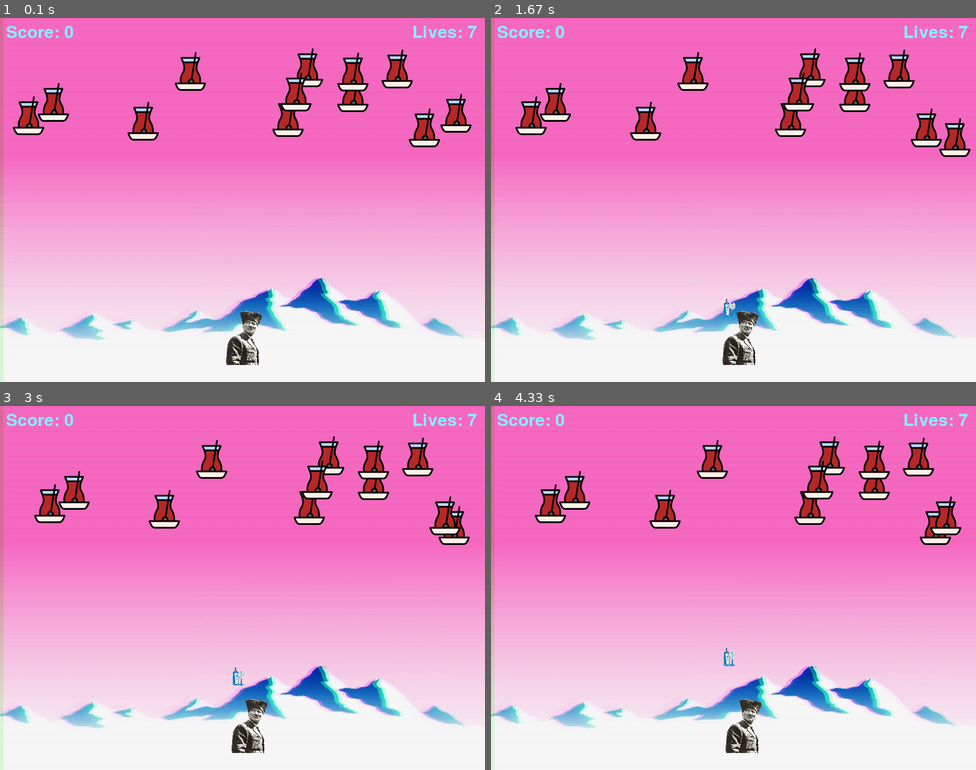
Above: before the commit, frames 1-4 (two rows, left to right).
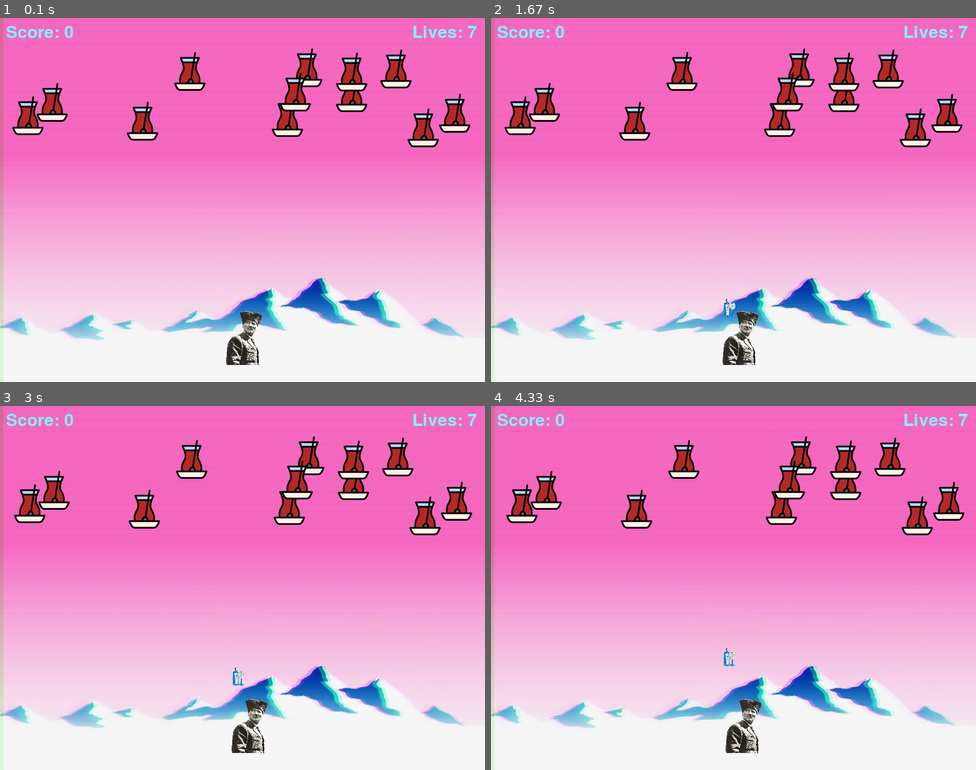
Above: after the commit, the same moments.

Repository: pabloqpacin/SLIT
Game: pygame game, started from Pygame101-Tea_Invaders/main.py
The game is run twice, just before and just after one commit, with the same random seed, the same clock (stepped at 60 frames per second) and the same inputs.
Inputs:
- Up to frame 1 (0.1 s): no input
- Up to frame 2 (1.67 s): hold Right 0.33-0.8 s; hold Right 0.83-1.3 s; tap Space at 0.9, 1.2, 1.4 s; hold Left from 1.33 s (still down)
- Up to frame 3 (3 s): tap Space at 1.7, 1.97, 2.27, 2.4, 2.7 s; release Left at 1.87 s; hold Left 1.9-2.3 s; hold Right 2.33-2.97 s
- Up to frame 4 (4.33 s): hold Left 3-3.47 s; tap Space at 3.07, 3.37, 3.57, 3.87, 4.07 s; hold Right 3.5-3.97 s; hold Right from 4 s (still down)

The runs differ from the first frame. In frame 1, 1.7% of the frame differs, in the area x 2-98%, y 8-36%; in frame 2, 5.8%; in frame 3, 7.8%; in frame 4, 8.3%, in the area x 3-98%, y 8-39%.

Commit message:
🛸 polished 'Tea Invaders' folder

Diff:
--- a/Pygame101-Tea_Invaders/main.py
+++ b/Pygame101-Tea_Invaders/main.py
@@ -18,7 +18,7 @@
 mixer.music.set_volume(0.4)
 
 # Title and Icon
-pygame.display.set_caption("Space Invaders by @PabloQuevedoPacin")
+pygame.display.set_caption("Tea Invaders by @pabloqpacin")
 icon = pygame.image.load('images/durum.png').convert_alpha()
 pygame.display.set_icon(icon)
 
@@ -40,7 +40,7 @@
     enemyImg.append(pygame.image.load('images/tea.png').convert_alpha())
     enemyX.append(random.randint(0,735))
     enemyY.append(random.randint(50,150))
-    enemyX_change.append(0.2)
+    enemyX_change.append(0.02)
     enemyY_change.append(40)
 
 # Bullet
--- a/Pygame101-Tea_Invaders/main_old.py
+++ /dev/null
@@ -1,176 +0,0 @@
-import pygame
-import random
-import math
-from pygame import mixer
-
-# Initialize the pygame
-pygame.init()
-
-# Create the screen
-screen = pygame.display.set_mode((800,600))
-
-# Background
-background = pygame.image.load('vaporwave.png')
-
-# Background Sound
-mixer.music.load('altingun.wav')
-mixer.music.play(-1)
-
-# Title and Icon
-pygame.display.set_caption("Space Invaders by @PabloQuevedoPacin")
-icon = pygame.image.load('durum.png')
-pygame.display.set_icon(icon)
-
-# Player
-playerImg = pygame.image.load('kemal.png')
-playerX = 370
-playerY = 480
-playerX_change = 0
-
-# Enemy
-enemyImg = []
-enemyX = []
-enemyY = []
-enemyX_change = []
-enemyY_change = []
-num_of_enemies = 12
-
-for i in range(num_of_enemies):
-    enemyImg.append(pygame.image.load('tea.png'))
-    enemyX.append(random.randint(0,735))
-    enemyY.append(random.randint(50,150))
-    enemyX_change.append(0.2)
-    enemyY_change.append(40)
-
-# Bullet
-    # Ready - You can't see the bullet on the screen
-    # Fire - The bullet is currently moving
-bulletImg = pygame.image.load('gin.png')
-bulletX = 0
-bulletY = 480
-bulletX_change = 0
-bulletY_change = 0.4
-bullet_state = "ready"
-
-# Score // Font
-score_value = 0
-font = pygame.font.Font('freesansbold.ttf',28)
-textX = 10
-textY = 10
-
-# Game Over text
-over_font = pygame.font.Font('freesansbold.ttf',68)
-
-def show_score(x,y):
-    score = font.render("Score: " + str(score_value), True, (130,240,255))
-    screen.blit(score, (x,y))
-
-def game_over_text():
-    over_text = over_font.render("GAME OVER", True, (130,240,255))
-    screen.blit(over_text, (200,200))
-
-def player(x,y):
-    screen.blit(playerImg, (x,y))
-
-def enemy(x,y,i):
-    screen.blit(enemyImg[i], (x,y))
-
-def fire_bullet(x,y):
-    global bullet_state
-    bullet_state = "fire"
-    screen.blit(bulletImg, (x,y))
-
-def isCollision(enemyX, enemyY, bulletX, bulletY):
-    distance = math.sqrt(math.pow(enemyX-bulletX,2) + math.pow(enemyY-bulletY,2))
-    if distance < 27:
-        return True
-    else:
-        return False
-
-# Game Loop
-running = True
-while running:
-
-    # RGB = Red, Green, Blue
-    screen.fill((0,0,0))
-
-    # Background image
-    screen.blit(background, (0,0))
-
-    for event in pygame.event.get():
-        if event.type == pygame.QUIT:
-            running = False
-
-        # If keystroke is pressed check whether it's righ tor left
-        if event.type == pygame.KEYDOWN:
-#print("A keystroke is pressed")
-            if event.key == pygame.K_LEFT:
-                playerX_change = -0.25
-#print("Left arrow is pressed")
-            if event.key == pygame.K_RIGHT:
-                playerX_change = 0.25
-#print("Right arrow is pressed")
-            if event.key == pygame.K_SPACE:
-                if bullet_state is "ready":
-                    bullet_Sound = mixer.Sound('laser.wav')
-                    bullet_Sound.play()
-                    bulletX = playerX
-                    fire_bullet(bulletX, bulletY)
-
-        if event.type == pygame.KEYUP:
-            if event.key == pygame.K_LEFT or event.key == pygame.K_RIGHT:
-                playerX_change = 0
-#print("Keystroke has been released")
-
-# Checking for boundaries of player so it doesn't go out of bounds
-    playerX += playerX_change
-
-    if playerX <=0:
-        playerX = 0
-    elif playerX >=736:
-        playerX = 736
-
-# Enemy Movement
-    for i in range(num_of_enemies):
-
-        # Game Over
-        if enemyY[i] > 440:
-            for j in range(num_of_enemies):
-                enemyY[j] = 2000
-            game_over_text()
-            break
-
-        enemyX[i] += enemyX_change[i]
-        if enemyX[i] <=0:
-            enemyX_change[i] = 0.2
-            enemyY[i] += enemyY_change[i]
-        elif enemyX[i] >=736:
-            enemyX_change[i] = -0.2
-            enemyY[i] += enemyY_change[i]
-
-        # Collision
-        collision = isCollision(enemyX[i], enemyY[i], bulletX, bulletY)
-        if collision:
-            explosion_Sound = mixer.Sound('explosion.wav')
-            explosion_Sound.play()
-            bulletY = 480
-            bullet_state = "ready"
-            score_value += 1
-            enemyX[i] = random.randint(0,735)
-            enemyY[i] = random.randint(50,150)
-
-        enemy(enemyX[i], enemyY[i], i)
-
-    # Bullet Movement
-    if bulletY <=0:
-        bulletY = 480
-        bullet_state = "ready"
-
-    if bullet_state is "fire":
-        fire_bullet(bulletX,bulletY)
-        bulletY -= bulletY_change
-
-
-    player(playerX,playerY)
-    show_score(textX,textY)
-    pygame.display.update()
Not shown, changed: Pygame101-Tea_Invaders/README.md
Binary file added: Pygame101-Tea_Invaders/images/game-screenshot.PNG
Not shown, added: Pygame101-Tea_Invaders/to-do.md
